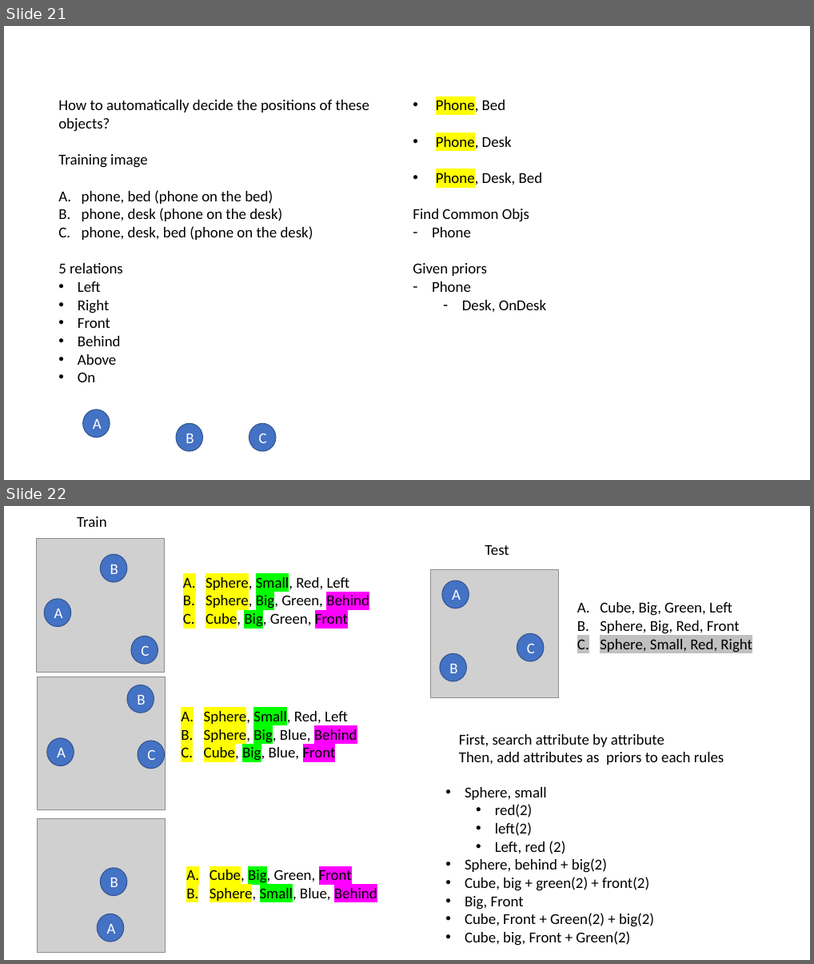
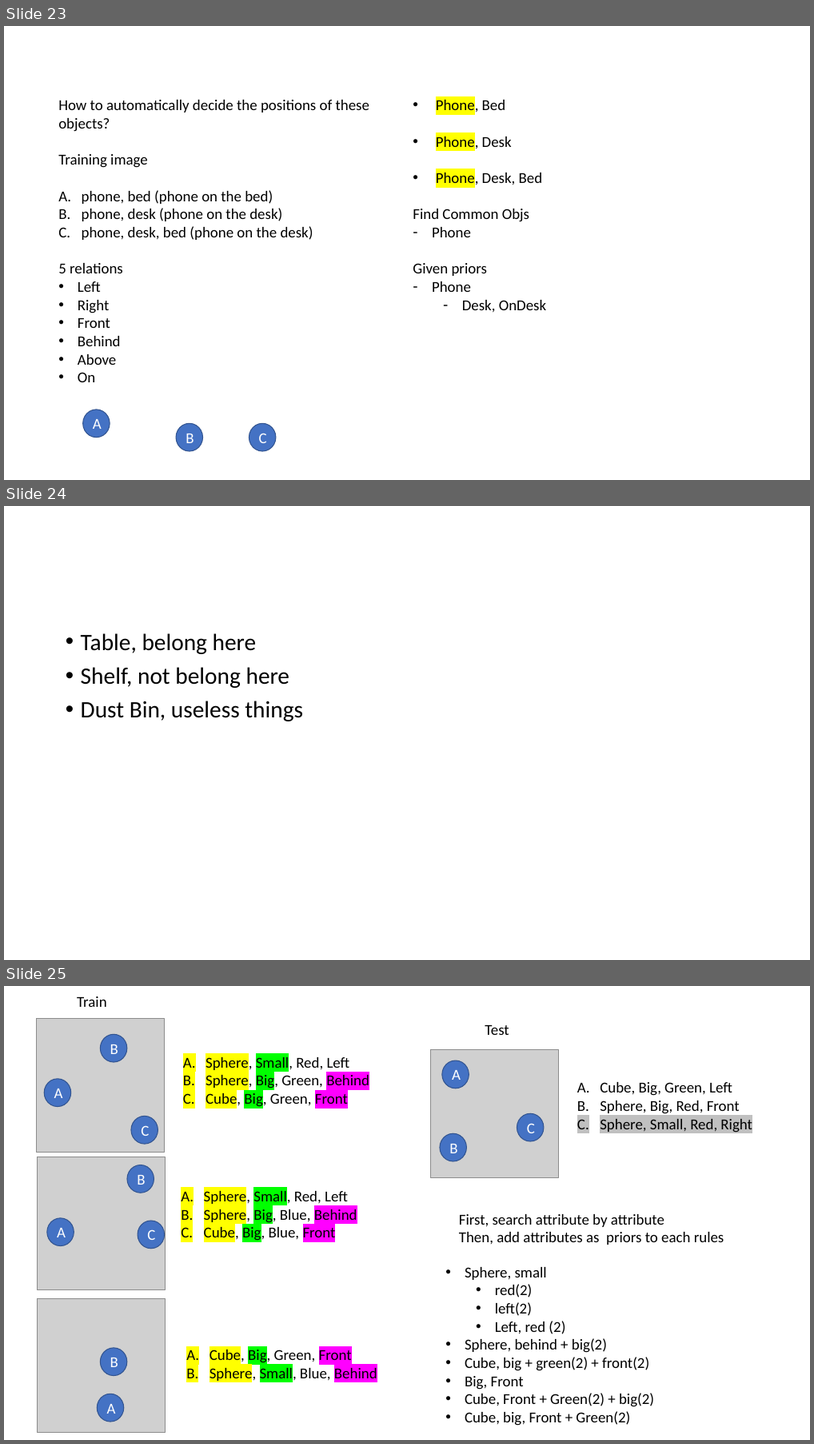
Before and after one commit to akweury/nsai_note, a slide deck: spatial_relation_vector.pptx. Shown one above the other, each under a label of ours: slides 21 and 22 before the commit, slides 23, 24 and 25 after it. The pictures are 814x964 and 814x1444 pixels, drawn with LibreOffice and Linux fonts; fonts in the diff are those of the drawing; grey boxes stand for pictures. Boxes give left, top, right and bottom in pixels: in the first picture for what was removed or moved away, otherwise in the second. Text is boxed around its words. In the diff, an @@ line names an element or a change of style, - is before the commit and + after.

```diff
--- a/spatial_relation_vector.pptx
+++ b/spatial_relation_vector.pptx
@@ slide 24 added at (4,506,810,960), background #FFFFFF @@
@@ text added at (81,633,303,721), 28 pt, text #000000 @@
+• Table, belong here
+• Shelf, not belong here
+• Dust Bin, useless things
@@ what was slide 21 is now slide 23 @@
@@ what was slide 22 is now slide 25 @@
```
Also in this commit, not shown: 5 slides changed, 2 other slides added.
